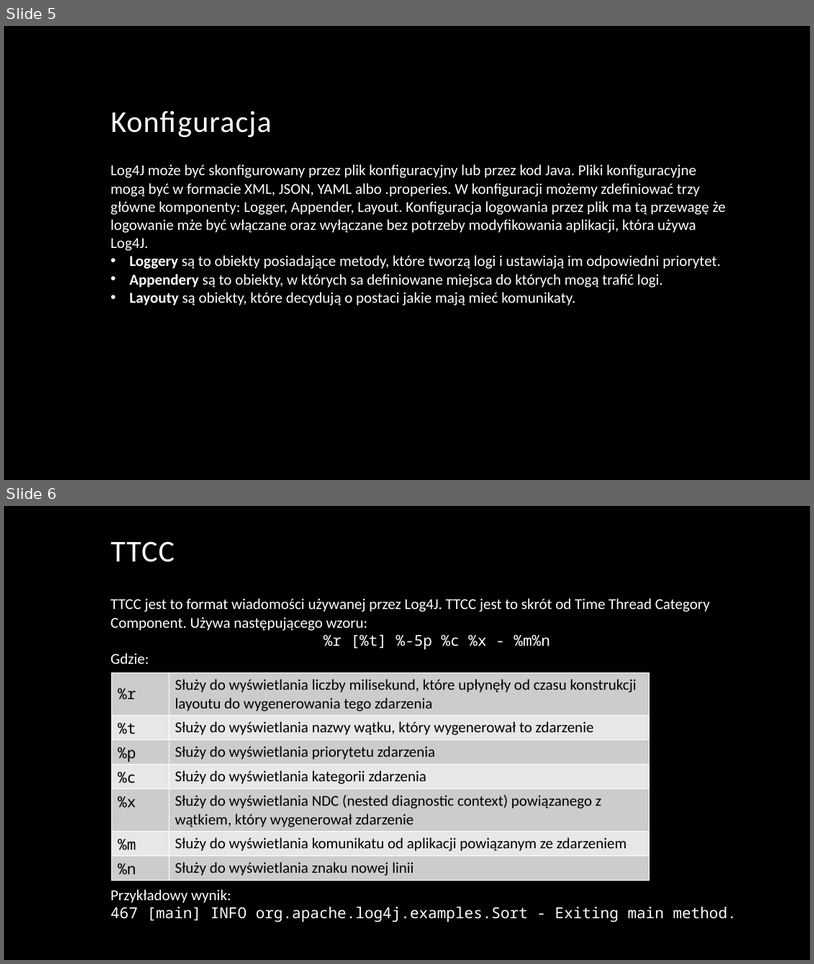
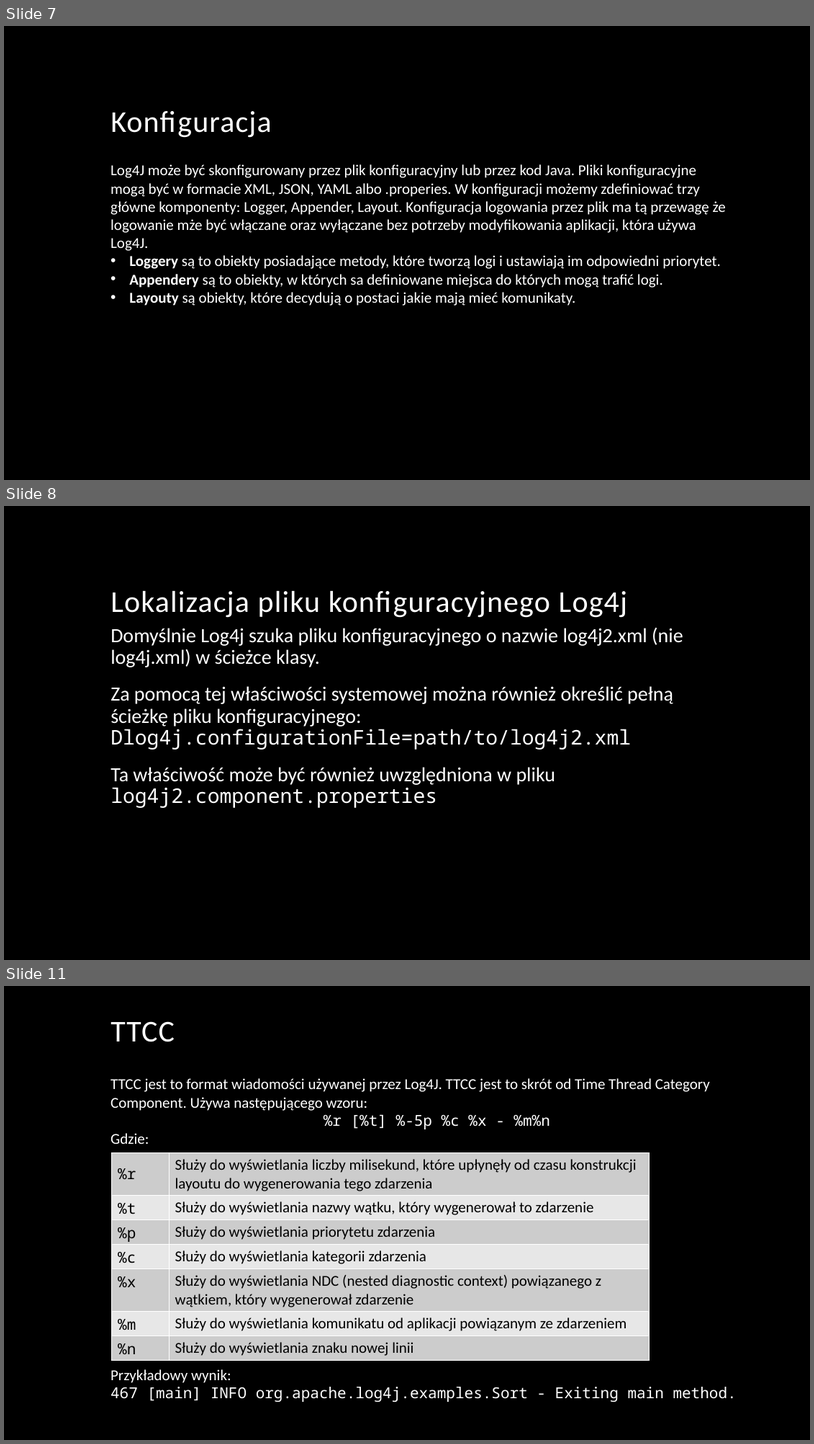
Before and after one commit to pawel54321/PZ_2019_L4_GR2, a slide deck: Dziennik logów w Javie - Log4J.pptx. Shown one above the other, each under a label of ours: slides 5 and 6 before the commit, slides 7, 8 and 11 after it; the slides between them are not shown. The pictures are 814x964 and 814x1444 pixels, drawn with LibreOffice and Linux fonts; fonts in the diff are those of the drawing; background and template pictures are left out. Boxes give left, top, right and bottom in pixels: in the first picture for what was removed or moved away, otherwise in the second. Text is boxed around its words. In the diff, an @@ line names an element or a change of style, - is before the commit and + after.

```diff
--- a/Dziennik logów w Javie - Log4J.pptx
+++ b/Dziennik logów w Javie - Log4J.pptx
@@ slide 8 added at (x1=4, y1=506, x2=810, y2=960), background picture (left out) @@
@@ title added at (x1=111, y1=591, x2=628, y2=618), 36 pt, text #FFFFFF @@
+Lokalizacja pliku konfiguracyjnego Log4j
@@ text added at (x1=111, y1=627, x2=684, y2=808), 24 pt, text #FFFFFF @@
+Domyślnie Log4j szuka pliku konfiguracyjnego o nazwie log4j2.xml (nie log4j.xml) w ścieżce klasy.
+Za pomocą tej właściwości systemowej można również określić pełną ścieżkę pliku konfiguracyjnego: Dlog4j.configurationFile=path/to/log4j2.xml
+Ta właściwość może być również uwzględniona w pliku log4j2.component.properties
@@ what was slide 5 is now slide 7 @@
@@ what was slide 6 is now slide 11 @@
```
Also in this commit, not shown: 6 other slides added.
